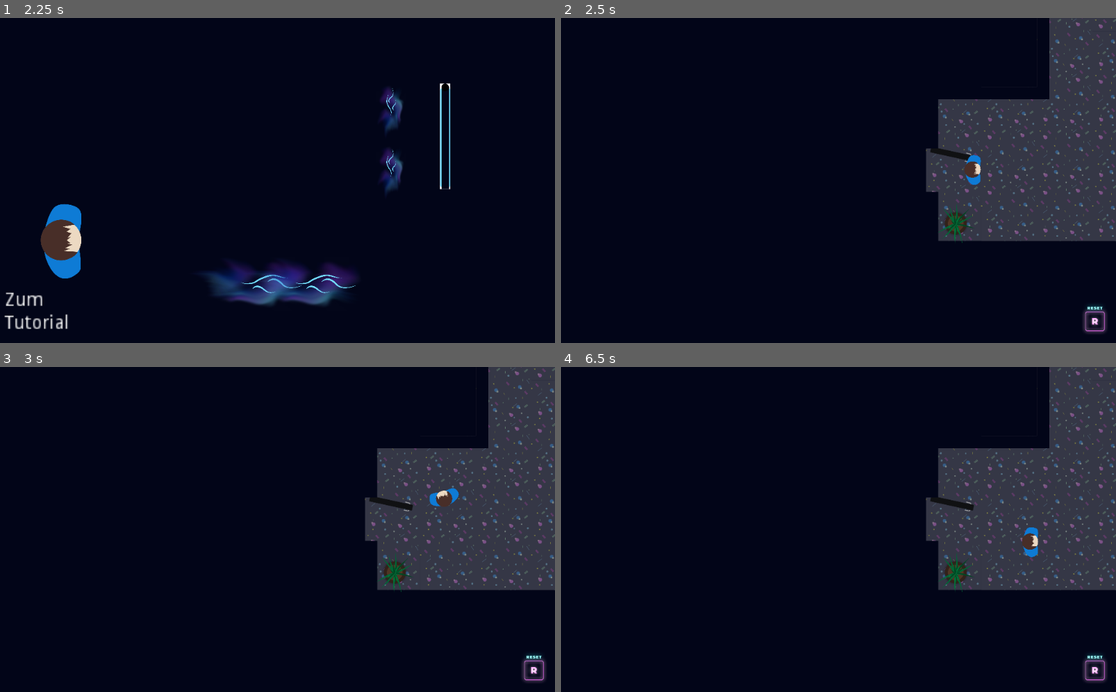
Above: before the commit, frames 1-4 (two rows, left to right).
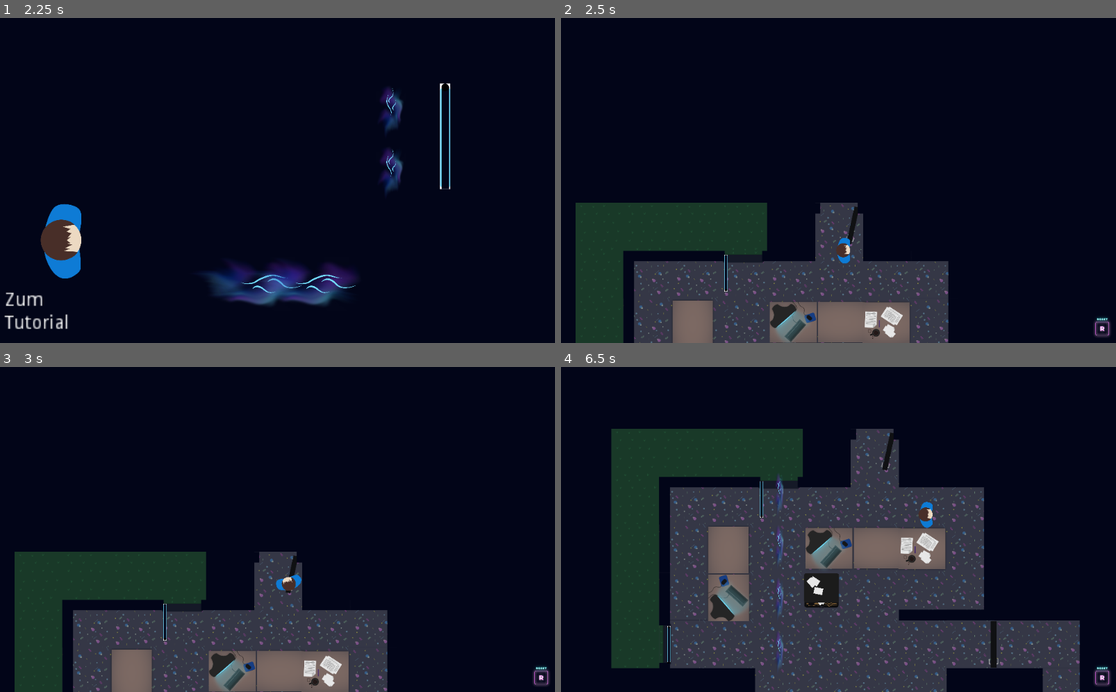
Above: after the commit, the same moments.

Repository: BarelyFinishedGames/es-zieht
Game: Godot game, scene res://level.tscn
Two runs of this game, one before a commit and one after it. Both use one fixed random seed, a clock stepped at 60 frames per second and the inputs below. This scene is started directly instead of the project's main scene.
Inputs:
- Up to frame 1 (2.25 s): tap Enter at 0.5 s; hold D (move_right) 0.53-1.28 s; hold Space (push) 0.53-1.28 s; hold S (move_down) 1.28-2.03 s; tap Space (push) at 1.35 s; hold D (move_right) from 2.03 s (still down); hold Space (push) from 2.03 s (still down)
- Up to frame 2 (2.5 s): keep holding D (move_right); keep holding Space (push)
- Up to frame 3 (3 s): release D (move_right) at 2.78 s; release Space (push) at 2.78 s; hold W (move_up) from 2.78 s (still down); tap Space (push) at 2.85 s
- Up to frame 4 (6.5 s): release W (move_up) at 3.53 s; hold Space (push) 3.53-4.28 s; hold A (move_left) 3.53-5.03 s; tap Space (push) at 4.35, 5.85 s; hold S (move_down) 5.03-5.78 s; hold Space (push) 5.03-5.78 s; hold D (move_right) from 5.78 s (still down)

Frame 1 is identical in both runs. In frame 2, 41% of the frame differs, in the area x 2-100%, y 0-100%; in frame 3, 41%; in frame 4, 61%, in the area x 9-100%, y 0-100%.

Commit message:
fix level transitions
TIL preloading packed scenes is a no-no, so the level_transition script
is now build into the nodes which are now lokal to the scenes so we can
hardcode the destination level manually for every transition

also the scene to load when the game is started from the main menu is
replaced with a resource url, which makes the builds working outside the
project directory

Diff:
--- a/level1.tscn
+++ b/level1.tscn
@@ -14,13 +14,25 @@
 [ext_resource path="res://Schreibtisch/Schreibtisch_Lampe.tscn" type="PackedScene" id=12]
 [ext_resource path="res://CameraCrane/camera_crane.tscn" type="PackedScene" id=13]
 [ext_resource path="res://CameraCrane/camera_area.tscn" type="PackedScene" id=14]
-[ext_resource path="res://level_transition/level_transition.tscn" type="PackedScene" id=15]
-[ext_resource path="res://ui/mainmenu.tscn" type="PackedScene" id=16]
 [ext_resource path="res://level1.gd" type="Script" id=17]
 [ext_resource path="res://ui/reset.png" type="Texture" id=18]
 [ext_resource path="res://deko/pflanze.tscn" type="PackedScene" id=19]
 
-[sub_resource type="RectangleShape2D" id=1]
+[sub_resource type="GDScript" id=1]
+script/source = "extends Node2D
+
+# place this note somwewhere and assign
+# a destination scene in the inspector
+
+func _on_Area2D_body_entered(other):
+	if other.has_method(\"is_player\"):
+		get_tree().change_scene(\"res://ui/mainmenu.tscn\")
+"
+
+[sub_resource type="RectangleShape2D" id=2]
+extents = Vector2( 49.0075, 14.2238 )
+
+[sub_resource type="RectangleShape2D" id=3]
 resource_local_to_scene = true
 extents = Vector2( 40, 100 )
 
@@ -28,10 +40,15 @@
 position = Vector2( 384, 488 )
 script = ExtResource( 17 )
 
-[node name="LevelTransition" parent="." instance=ExtResource( 15 )]
+[node name="LevelTransition" type="Node2D" parent="."]
 position = Vector2( 3200, 1096 )
 scale = Vector2( 2.9, 1 )
-scene = ExtResource( 16 )
+script = SubResource( 1 )
+
+[node name="Area2D" type="Area2D" parent="LevelTransition"]
+
+[node name="CollisionShape2D" type="CollisionShape2D" parent="LevelTransition/Area2D"]
+shape = SubResource( 2 )
 
 [node name="Node2D" parent="." instance=ExtResource( 1 )]
 
@@ -276,6 +293,7 @@
 
 [node name="pflanze" parent="." instance=ExtResource( 19 )]
 position = Vector2( -168, 2664 )
+[connection signal="body_entered" from="LevelTransition/Area2D" to="LevelTransition" method="_on_Area2D_body_entered"]
 
 [editable path="Node2D"]
 
--- a/level_transition/level_transition.gd
+++ /dev/null
@@ -1,10 +0,0 @@
-extends Node2D
-
-# place this note somwewhere and assign
-# a destination scene in the inspector
-
-export(PackedScene) var scene
-
-func _on_Area2D_body_entered(other):
-	if other.has_method("is_player"):
-		get_tree().change_scene_to(scene)
--- a/level_transition/level_transition.tscn
+++ b/level_transition/level_transition.tscn
@@ -1,15 +1,24 @@
 [gd_scene load_steps=3 format=2]
 
-[ext_resource path="res://level_transition/level_transition.gd" type="Script" id=1]
+[sub_resource type="GDScript" id=1]
+script/source = "extends Node2D
 
-[sub_resource type="RectangleShape2D" id=1]
+# place this note somwewhere and assign
+# a destination scene in the inspector
+
+func _on_Area2D_body_entered(other):
+	if other.has_method(\"is_player\"):
+		get_tree().change_scene(\"res://level1.tscn\")
+"
+
+[sub_resource type="RectangleShape2D" id=2]
 extents = Vector2( 49.0075, 14.2238 )
 
 [node name="LevelTransition" type="Node2D"]
-script = ExtResource( 1 )
+script = SubResource( 1 )
 
 [node name="Area2D" type="Area2D" parent="."]
 
 [node name="CollisionShape2D" type="CollisionShape2D" parent="Area2D"]
-shape = SubResource( 1 )
+shape = SubResource( 2 )
 [connection signal="body_entered" from="Area2D" to="." method="_on_Area2D_body_entered"]
--- a/tutorial.tscn
+++ b/tutorial.tscn
@@ -7,13 +7,24 @@
 [ext_resource path="res://assets/aktenschrank.png" type="Texture" id=5]
 [ext_resource path="res://assets/luftung-tür.png" type="Texture" id=6]
 [ext_resource path="res://door/door.tscn" type="PackedScene" id=7]
-[ext_resource path="res://level_transition/level_transition.tscn" type="PackedScene" id=8]
-[ext_resource path="res://level1.tscn" type="PackedScene" id=9]
 [ext_resource path="res://CameraCrane/camera_area.tscn" type="PackedScene" id=10]
 [ext_resource path="res://CameraCrane/camera_crane.tscn" type="PackedScene" id=11]
 [ext_resource path="res://tutorial.gd" type="Script" id=12]
 [ext_resource path="res://ui/reset.png" type="Texture" id=13]
 [ext_resource path="res://deko/pflanze.tscn" type="PackedScene" id=14]
+
+[sub_resource type="GDScript" id=3]
+script/source = "extends Node2D
+
+# place this note somwewhere and assign
+# a destination scene in the inspector
+
+func _on_Area2D_body_entered(other):
+	if other.has_method(\"is_player\"):
+		get_tree().change_scene(\"res://level1.tscn\")"
+
+[sub_resource type="RectangleShape2D" id=2]
+extents = Vector2( 49.0075, 14.2238 )
 
 [node name="Node2D" type="Node2D"]
 script = ExtResource( 12 )
@@ -93,10 +104,15 @@
 rotation = 1.5708
 scale = Vector2( 3.15, 3.15 )
 
-[node name="LevelTransition" parent="." instance=ExtResource( 8 )]
+[node name="LevelTransition" type="Node2D" parent="."]
 position = Vector2( 640, 1712 )
 scale = Vector2( 2.5, 1 )
-scene = ExtResource( 9 )
+script = SubResource( 3 )
+
+[node name="Area2D" type="Area2D" parent="LevelTransition"]
+
+[node name="CollisionShape2D" type="CollisionShape2D" parent="LevelTransition/Area2D"]
+shape = SubResource( 2 )
 
 [node name="CameraArea" parent="." instance=ExtResource( 10 )]
 position = Vector2( 896, -32 )
@@ -136,6 +152,7 @@
 
 [node name="pflanze2" parent="." instance=ExtResource( 14 )]
 position = Vector2( 2096, 1648 )
+[connection signal="body_entered" from="LevelTransition/Area2D" to="LevelTransition" method="_on_Area2D_body_entered"]
 
 [editable path="Node2D"]
 
@@ -146,5 +163,3 @@
 [editable path="Window2"]
 
 [editable path="Window3"]
-
-[editable path="LevelTransition"]
--- a/ui/mainmenu.gd
+++ b/ui/mainmenu.gd
@@ -1,9 +1,7 @@
 extends TextureRect
-
-export(PackedScene) var firstLevel
 
 func _on_btExit_button_down():
 	get_tree().quit()
 
 func _on_btStart_button_down():
-	get_tree().change_scene("./tutorial.tscn")
+	get_tree().change_scene("res://tutorial.tscn")
Not shown: 1 places in level1.tscn that only renumber resources
